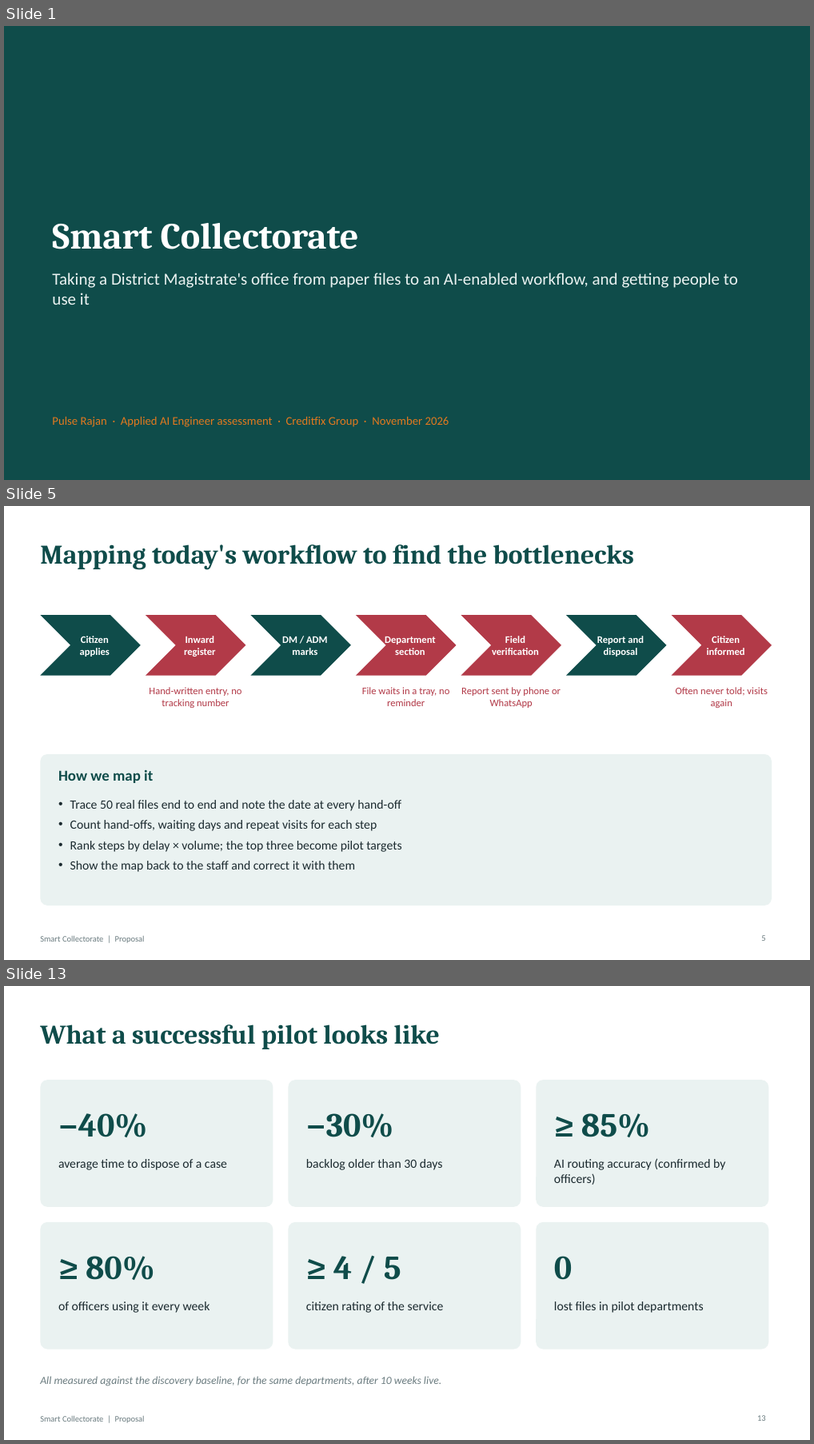
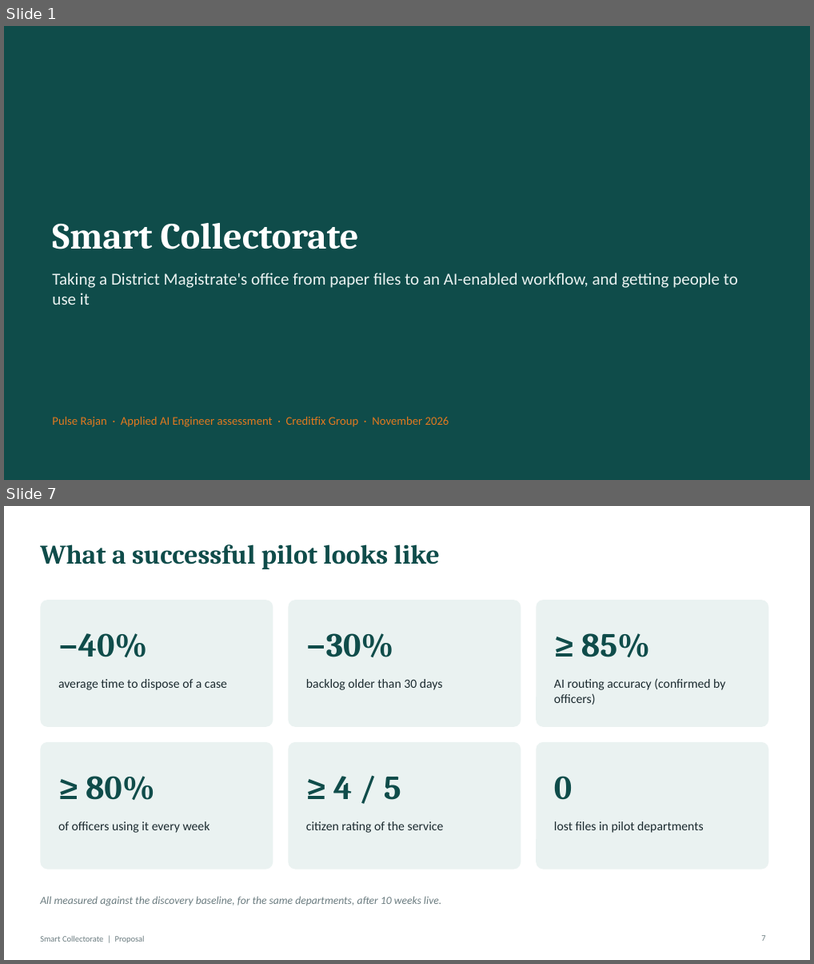
Before and after one commit to easycodewithme/Assignemnt-Automation, a slide deck: presentation/Smart_Collectorate_Proposal.pptx. Shown one above the other, each under a label of ours: slides 1, 5 and 13 before the commit, slides 1 and 7 after it; the slides between them are not shown. The pictures are 814x1444 and 814x964 pixels, drawn with LibreOffice and Linux fonts; fonts in the diff are those of the drawing. Boxes give left, top, right and bottom in pixels: in the first picture for what was removed or moved away, otherwise in the second. Text is boxed around its words. In the diff, an @@ line names an element or a change of style, - is before the commit and + after.

```diff
--- a/presentation/Smart_Collectorate_Proposal.pptx
+++ b/presentation/Smart_Collectorate_Proposal.pptx
@@ slide 5 removed at [4, 506, 810, 960], background #FFFFFF; not listed: 1 template element that a slide beside it also shows @@
@@ title removed at [40, 544, 634, 570] @@
-Mapping today's workflow to find the bottlenecks
@@ chevron removed at [40, 615, 141, 676] @@
@@ chevron removed at [146, 615, 246, 676] @@
@@ chevron removed at [251, 615, 351, 676] @@
@@ chevron removed at [356, 615, 457, 676] @@
@@ chevron removed at [462, 615, 562, 676] @@
@@ chevron removed at [566, 615, 667, 676] @@
@@ chevron removed at [672, 615, 772, 676] @@
@@ text removed at [80, 636, 110, 656] @@
-Citizen
-applies
@@ text removed at [184, 636, 216, 656] @@
-Inward
-register
@@ text removed at [282, 636, 328, 655] @@
-DM / ADM
-marks
@@ text removed at [385, 636, 436, 655] @@
-Department
-section
@@ text removed at [492, 636, 539, 655] @@
-Field
-verification
@@ text removed at [598, 636, 644, 656] @@
-Report and
-disposal
@@ text removed at [707, 636, 746, 655] @@
-Citizen
-informed
@@ text removed at [149, 687, 242, 708] @@
-Hand-written entry, no tracking number
@@ text removed at [362, 687, 450, 706] @@
-File waits in a tray, no reminder
@@ text removed at [462, 687, 561, 708] @@
-Report sent by phone or WhatsApp
@@ text removed at [676, 687, 767, 708] @@
-Often never told; visits again
@@ rounded rectangle removed at [40, 754, 772, 905] @@
@@ text removed at [58, 769, 153, 783] @@
-How we map it
@@ text removed at [70, 800, 402, 872] @@
-• Trace 50 real files end to end and note the date at every hand-off
-• Count hand-offs, waiting days and repeat visits for each step
-• Rank steps by delay × volume; the top three become pilot targets
-• Show the map back to the staff and correct it with them
@@ page number removed at [762, 935, 766, 940] @@
-5
@@ what was slide 13 is now slide 7 @@
@@ page number at [762, 935, 766, 940]: text changed @@
-13
+7
```
Also in this commit, not shown: 4 slides changed, 4 slides added, 13 other slides removed, 1 other file.
